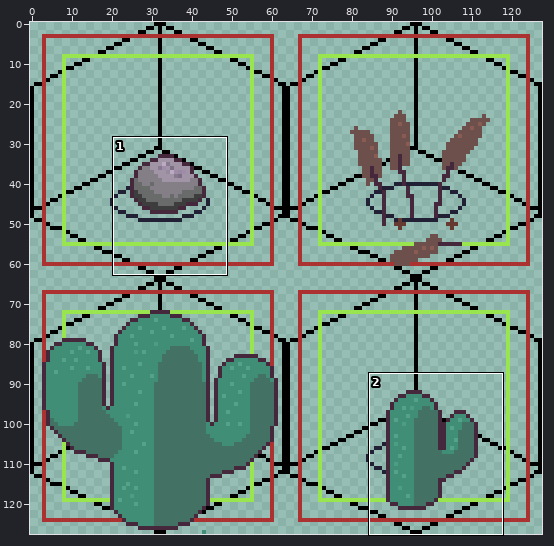
Two versions of one pixel-art file, static/assets/doodads.aseprite. Above: a wide view before the commit, with the close-up outlined.
Close-up. Before the commit:
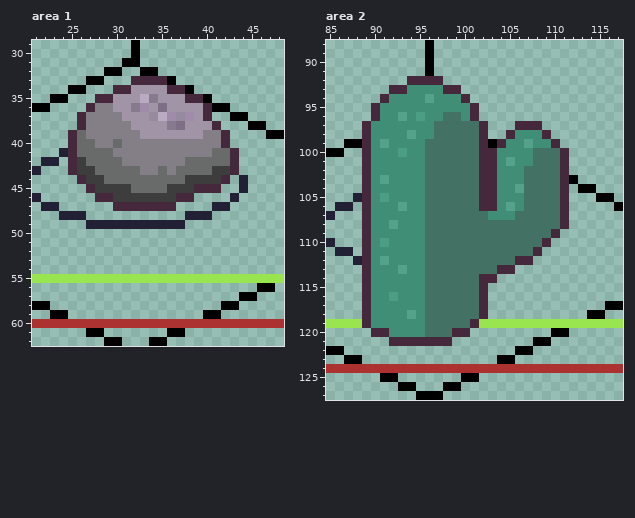
128x128 pixels, 1 frame. Shown: area 1: x 21..48, y 29..62; area 2: x 85..117, y 88..127.
The result:
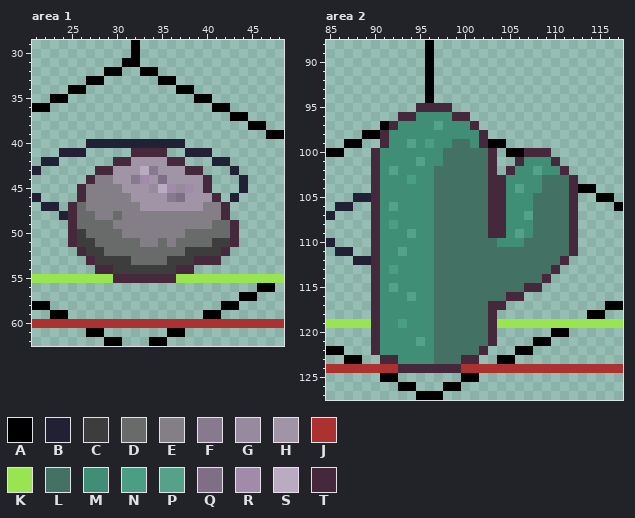
Palette (. is transparent): A #000000  B #222034  C #3d3d3d  D #696a6a  E #847e87  F #87798e  G #978a9e  H #a094a6  J #ac3232  K #99e550  L #437163  M #418e76  N #4b9e84  P #55a28a  Q #7e6e86  R #a08caa  S #baaac2  T #45283c
Changes in this commit:
Changed rows in their new state; - is an unchanged pixel.
Area 1, layer "doodads":
first column x 25:
33 -------...A--------
34 -----.......A------
35 ---...........A----
36 --..............---
37 -...............---
38 -................--
39 ..................-
40 ..BBBBBBBBBBB.....-
41 BB.....TTTT..BBB...
42 .....TTHHHHTT...BB.
43 ...TTHHHSFHHHTT...B
44 -.TEEHHFRHQHHHHT..-
45 -TEEEEHHHGSRGRH-.--
46 -TEEEEEHHHHFQHHHT--
47 TDEEEEEEHHHHHHHEET-
48 TDDEEDEEEEEEEEEEET-
49 TDDDDEEEEEEEEEEEDDT
50 TCDDDDEEEEEEEDDDDDT
51 TCCDDDDDEEDEDDDDCCT
52 -TCCDDDDDDDDDCCCCT-
53 --TCCCCDDDDCCCTTT--
54 ---TTCCCCCCCTT-----
55 -----TTTTTTT-------
Area 2, layer "doodads":
first column x 89:
 92 -----..A.---------------
 93 ---....A...-------------
 94 --.....A....------------
 95 -.....TTTT...-----------
 96 -...TTM--MTT.-----------
 97 ..AT----PMMMT.---...----
 98 AAT--M--MMMMM---.....---
 99 ..T--P-NMM--M--A......--
100 .T--M--MM----L-.AATTT..-
101 .T----PMM----L-..T-MMT.-
102 .T-P---M-----L-.T-MPMM--
103 .TM--N-M-----L-T--MM--LT
104 .T-----M-----L-T--MM--LT
105 BTM----M-----L-T--M---LT
106 .T-PM--M-----L-TM-M---LT
107 .T-----M------TT-MP---LT
108 .T-N---M------TTMMM---LT
109 .T---P-M------TTMPM--LLT
110 .TM----M-------MMM--LLLT
111 .T--P--M-----------LLLLT
112 BTM----M---------LLLLLT-
113 .T-NM--M-------LLLLLLT--
114 .T-----M-----LLLLLLLT---
115 .T-P---M-----LLLLLTT----
116 .T-M-P-M-----LLLTT------
117 .T-----M-----LTT--------
118 .T---M-M-----LT---------
119 KT--N--M----LLT---------
120 --M----M--LLLLT---------
121 -TMMMMPMLLLLLLT---------
122 -TMMMMMMLLLLLT----------
123 --TTMMMMLLLTT-----------
124 ----TTTTTTT-------------
